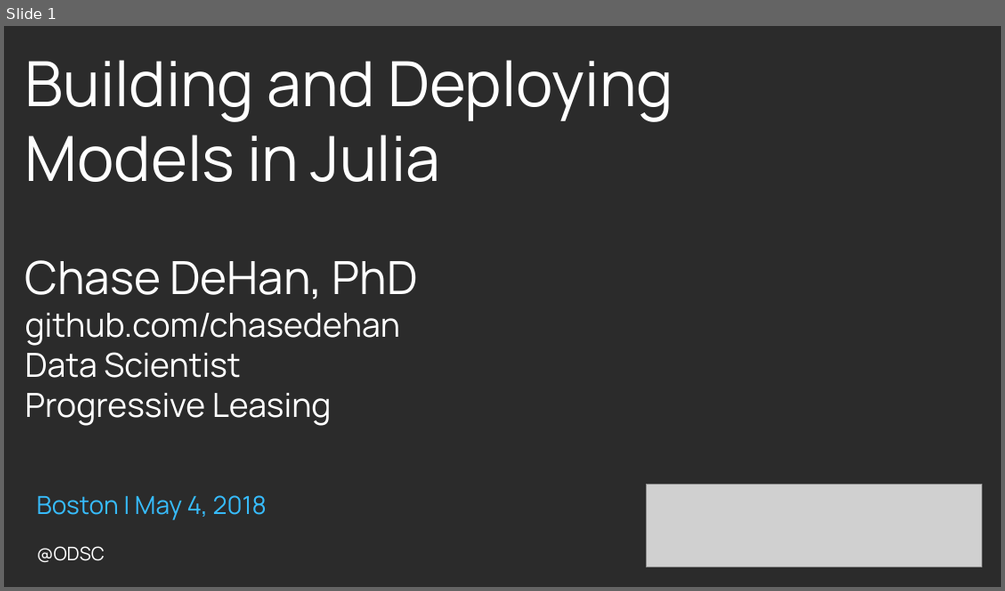
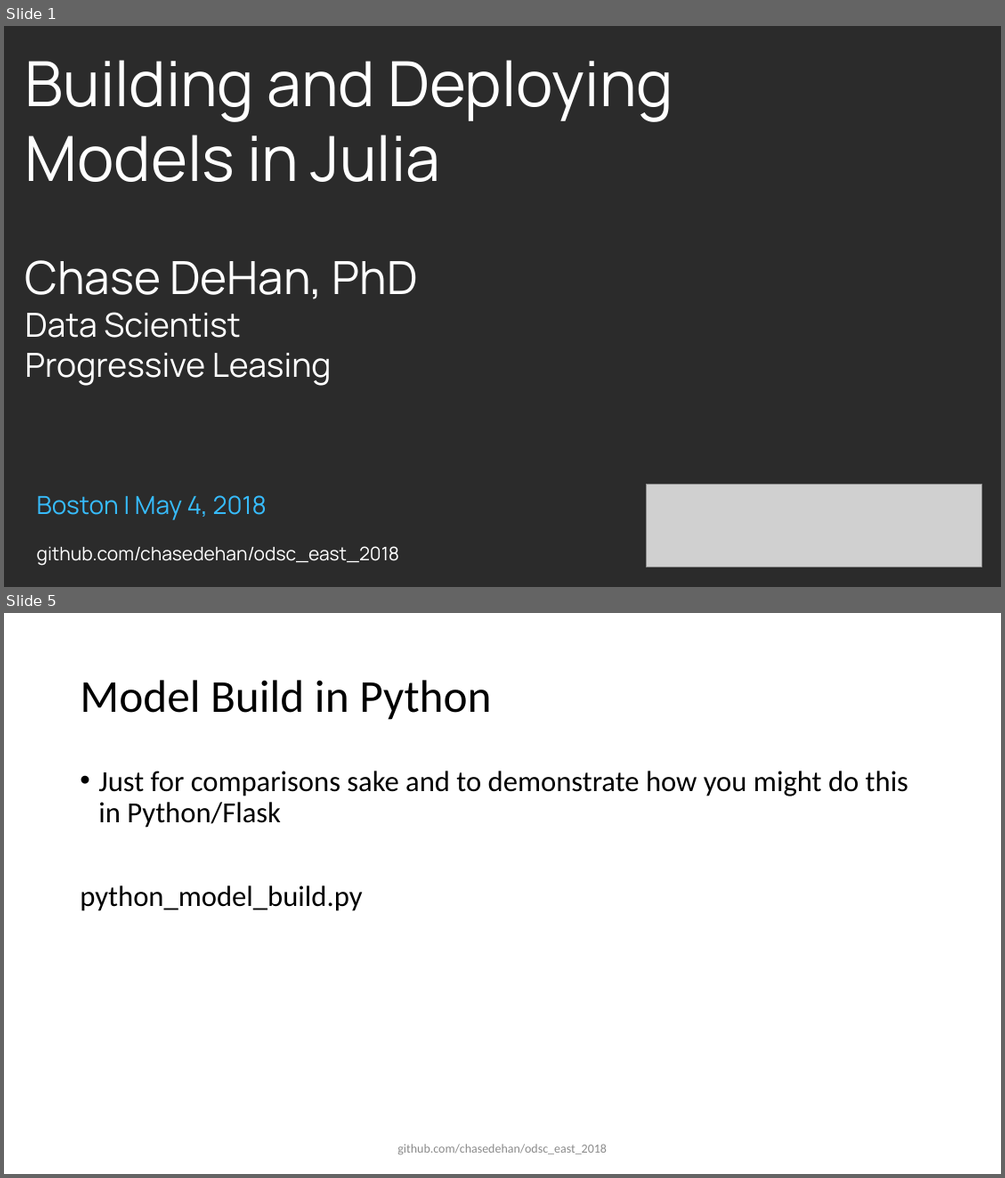
Before and after one commit to chasedehan/odsc_east_2018, a slide deck: Building and Deploying Models in Julia.pptx. Shown one above the other, each under a label of ours: slide 1 before the commit, slides 1 and 5 after it; the slides between them are not shown. The pictures are 1005x591 and 1005x1178 pixels, drawn with LibreOffice and Linux fonts; fonts in the diff are those of the drawing; grey boxes stand for pictures; background and template pictures are left out; a plain dark background stands for a picture behind light text. Boxes give left, top, right and bottom in pixels: in the first picture for what was removed or moved away, otherwise in the second. Text is boxed around its words. In the diff, an @@ line names an element or a change of style, - is before the commit and + after.

```diff
--- a/Building and Deploying Models in Julia.pptx
+++ b/Building and Deploying Models in Julia.pptx
@@ slide 5 added at [4,613,1001,1174], background #FFFFFF @@
@@ title added at [80,680,491,720], 44 pt, text #000000 @@
+Model Build in Python
@@ text added at [80,771,908,911], 28 pt, text #000000 @@
+• Just for comparisons sake and to demonstrate how you might do this in Python/Flask
+python_model_build.py
@@ text added at [397,1143,607,1155], 12 pt, text #8C8C8C @@
+github.com/chasedehan/odsc_east_2018
@@ slide 1 changed as well @@
@@ text at [25,313,400,346]: paragraph removed @@
-github.com/chasedehan
@@ text at [37,546,400,565]: text changed @@
-@ODSC
+github.com/chasedehan/odsc_east_2018
```
Also in this commit, not shown: 6 other slides added, 5 slides removed, 3 other files.
